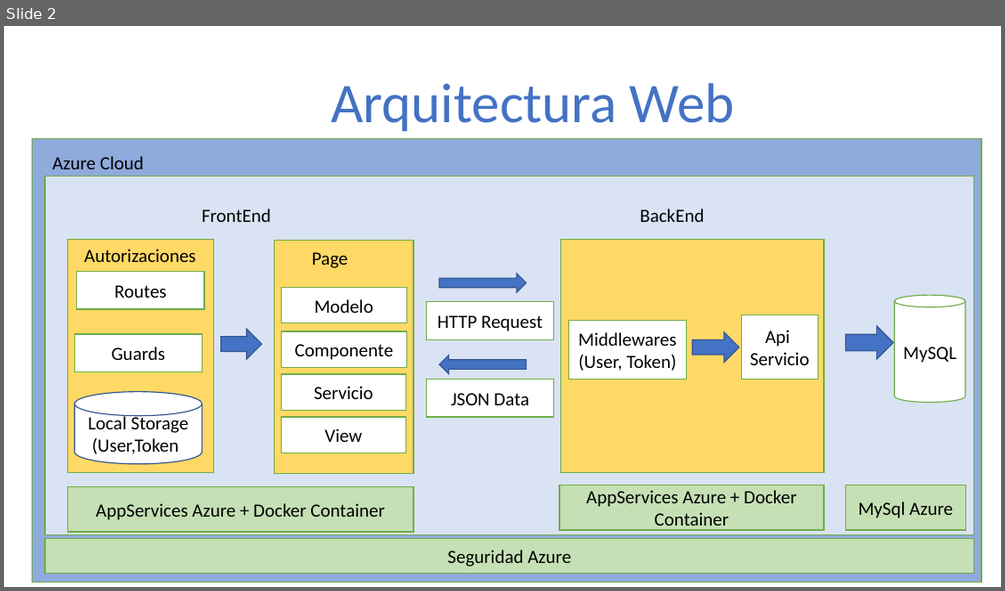
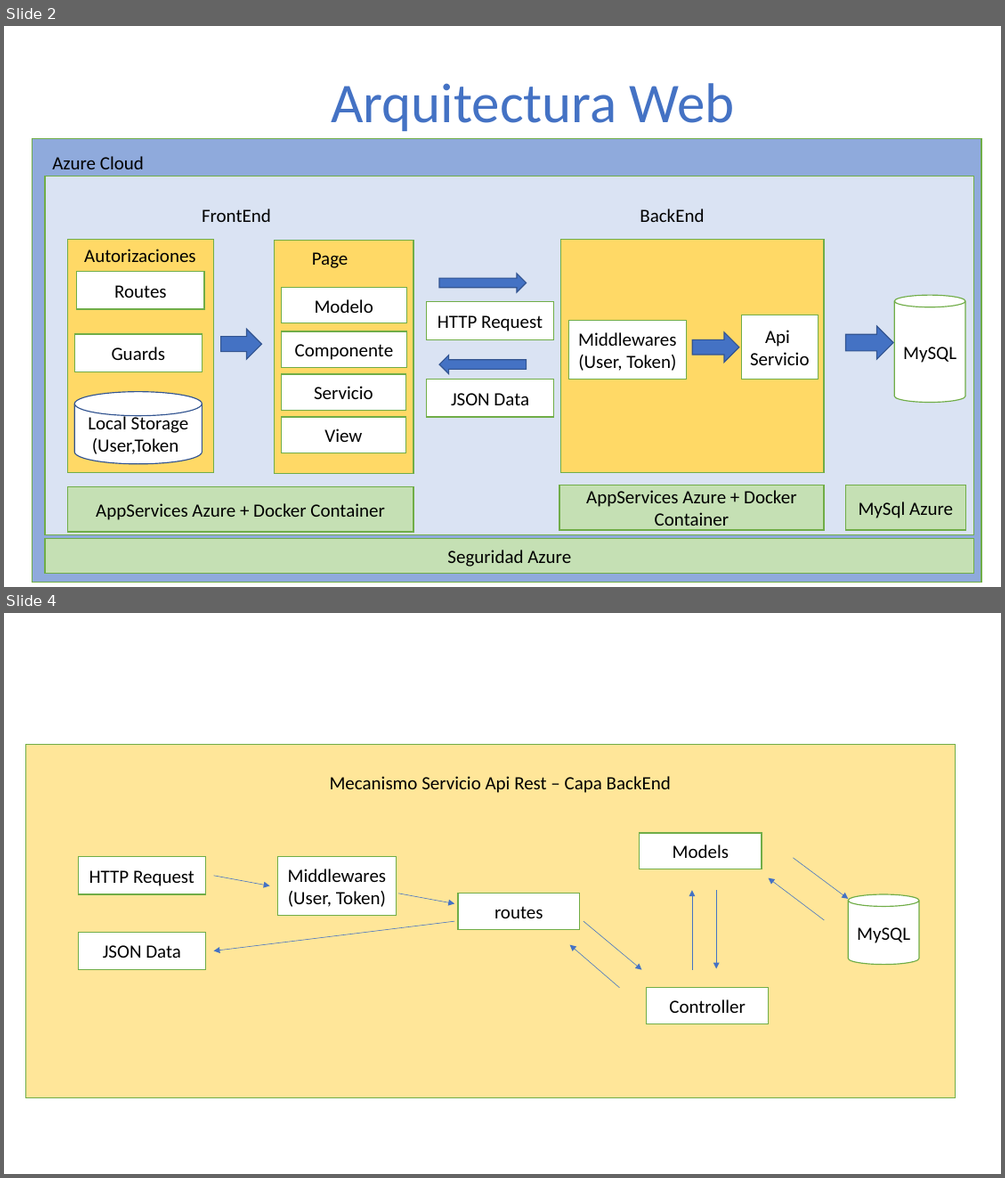
Before and after one commit to uoctfmgithub/ProyectoTesis, a slide deck: Documentacion/Aruitectura.pptx. Shown one above the other, each under a label of ours: slide 2 before the commit, slides 2 and 4 after it; the slides between them are not shown. The pictures are 1005x591 and 1005x1178 pixels, drawn with LibreOffice and Linux fonts; fonts in the diff are those of the drawing. Boxes give left, top, right and bottom in pixels: in the first picture for what was removed or moved away, otherwise in the second. Text is boxed around its words. In the diff, an @@ line names an element or a change of style, - is before the commit and + after.

```diff
--- a/Documentacion/Aruitectura.pptx
+++ b/Documentacion/Aruitectura.pptx
@@ slide 4 added at bbox=[4, 613, 1001, 1174], background #FFFFFF @@
@@ group added at bbox=[25, 745, 955, 1097]: 9 arrows, 7 rectangles, 1 text, 1 cylinder @@
+Mecanismo Servicio Api Rest – Capa BackEnd
+Models
+Controller
+routes
+MySQL
+Middlewares (User, Token)
+JSON Data
+HTTP Request
```
Also in this commit, not shown: 1 other slide added, 3 other files.
